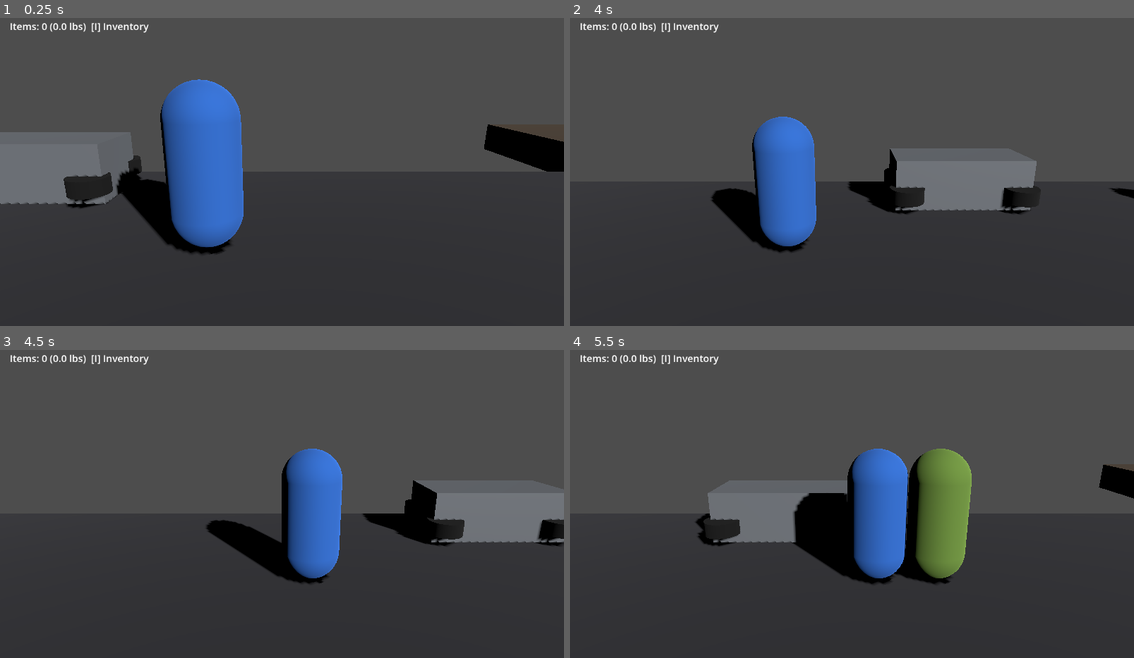
Above: before the commit, frames 1-4 (two rows, left to right).
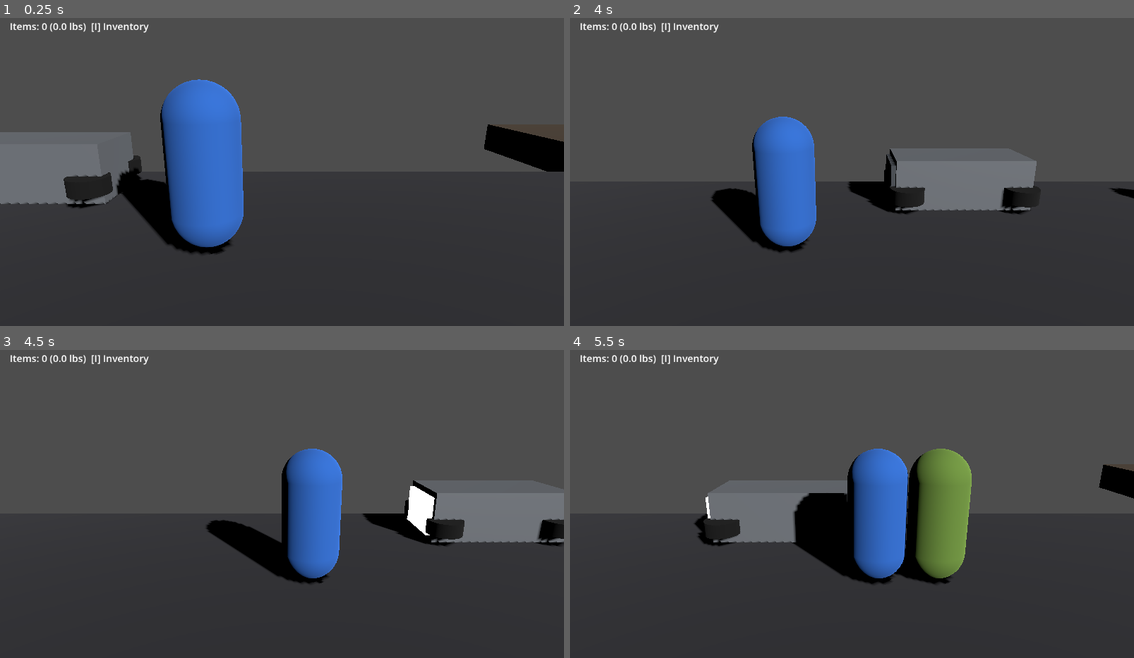
Above: after the commit, the same moments.

Repository: Natkiio/union-city-3d-remake
Game: Godot game, scene res://scenes/main.tscn
The game is run twice, just before and just after one commit, with the same random seed, the same clock (stepped at 60 frames per second) and the same inputs.
Inputs (mouse positions are in pixels of both pictures, inside the frame that each line leads up to):
- Up to frame 1 (0.25 s): no input
- Up to frame 2 (4 s): tap Enter at 0.5 s; move the mouse to (823, 230) at 0.52 s; hold D (move_right) 0.53-2.03 s; tap Space (attack) at 0.6, 3.6 s; move the mouse to (1021, 215) at 1.27 s; tap E (interact) at 1.35 s; move the mouse to (682, 119) at 2.02 s; hold A (move_left) from 2.03 s (still down); tap 1 at 2.1 s; move the mouse to (880, 168) at 2.77 s; tap 9 at 2.85 s; move the mouse to (767, 88) at 3.52 s
- Up to frame 3 (4.5 s): move the mouse to (406, 482) at 4.27 s; release A (move_left) at 4.28 s; hold D (move_right) from 4.28 s (still down); tap E (interact) at 4.35 s
- Up to frame 4 (5.5 s): keep holding D (move_right); move the mouse to (739, 516) at 5.02 s; tap 1 at 5.1 s

Frame 1 is identical in both runs. In frame 2, 0.1% of the frame differs, in the area x 49-58%, y 44-59%; in frame 3, 0.5%, in the area x 65-78%, y 44-61%; in frame 4, less than 0.1%.

Commit message:
Add mouse-hover highlight system for the trunk and door
New generic hover system: HoverSystem (autoload) raycasts from the
mouse into the active camera every frame and highlights whatever
'hoverable' Area3D it's over. hoverable.gd swaps the target mesh's
material for a bright white emissive copy on hover and reverts on
exit.

Added a visible TrunkLid mesh to the car (previously the trunk only
had an invisible gameplay trigger, nothing to actually highlight) and
wired both it and the house's existing DoorVisual mesh to their own
HoverZone Area3D.

Real bug caught during verification: the hover raycast was hitting
the gameplay interact triggers (TrunkTrigger/DoorTrigger, widened
earlier to reach the player's lane) instead of the intended hover
zones, since they physically overlap and a ray only returns its
closest hit. Fixed with dedicated collision layers: hover zones sit
on layer 2 and the hover raycast's mask only includes layer 2, fully
separating 'what the player can walk up and press E on' from 'what
the mouse can highlight', with zero interference between the two.

Verified headless: a direct physics ray aimed at each hover zone now
correctly hits TrunkHoverZone/DoorHoverZone (not the interact
triggers), confirmed both are in the 'hoverable' group, confirmed
set_highlighted(true) swaps to a white albedo + white emissive
material and set_highlighted(false) reverts to the exact original
material on both objects, and confirmed normal E-interact on the
trunk still opens/closes correctly (no regression from the new
collision layers).

Diff:
--- a/project.godot
+++ b/project.godot
@@ -25,6 +25,7 @@
 LootState="*res://scripts/loot_state.gd"
 TrunkUI="*res://scenes/ui/trunk_ui.tscn"
 InventoryUI="*res://scenes/ui/inventory_ui.tscn"
+HoverSystem="*res://scripts/hover_system.gd"
 
 [input]
 
--- a/scenes/car/car.tscn
+++ b/scenes/car/car.tscn
@@ -1,6 +1,7 @@
-[gd_scene load_steps=9 format=3 uid="uid://l0j9k1m2carscene"]
+[gd_scene load_steps=13 format=3 uid="uid://l0j9k1m2carscene"]
 
 [ext_resource type="Script" path="res://scripts/car_trunk.gd" id="1"]
+[ext_resource type="Script" path="res://scripts/hoverable.gd" id="2"]
 
 [sub_resource type="BoxShape3D" id="Shape_Body"]
 size = Vector3(2.4, 0.9, 1.1)
@@ -23,6 +24,17 @@
 
 [sub_resource type="BoxShape3D" id="Shape_Trunk"]
 size = Vector3(1.0, 1.2, 2.4)
+
+[sub_resource type="BoxMesh" id="Mesh_TrunkLid"]
+size = Vector3(0.08, 0.7, 0.95)
+
+[sub_resource type="StandardMaterial3D" id="Mat_TrunkLid"]
+albedo_color = Color(0.42, 0.44, 0.47, 1)
+metallic = 0.35
+roughness = 0.35
+
+[sub_resource type="BoxShape3D" id="Shape_TrunkHover"]
+size = Vector3(0.3, 0.9, 1.1)
 
 [node name="Car" type="Node3D"]
 
@@ -62,3 +74,18 @@
 
 [node name="TriggerShape" type="CollisionShape3D" parent="TrunkTrigger"]
 shape = SubResource("Shape_Trunk")
+
+[node name="TrunkLid" type="MeshInstance3D" parent="."]
+transform = Transform3D(1, 0, 0, 0, 1, 0, 0, 0, 1, -1.24, 0.45, 0)
+mesh = SubResource("Mesh_TrunkLid")
+surface_material_override/0 = SubResource("Mat_TrunkLid")
+
+[node name="TrunkHoverZone" type="Area3D" parent="."]
+transform = Transform3D(1, 0, 0, 0, 1, 0, 0, 0, 1, -1.24, 0.45, 0)
+collision_layer = 2
+collision_mask = 0
+script = ExtResource("2")
+target_mesh_path = NodePath("../TrunkLid")
+
+[node name="HoverShape" type="CollisionShape3D" parent="TrunkHoverZone"]
+shape = SubResource("Shape_TrunkHover")
--- a/scenes/house/house_exterior.tscn
+++ b/scenes/house/house_exterior.tscn
@@ -1,6 +1,7 @@
-[gd_scene load_steps=12 format=3 uid="uid://i7g6h8j9house"]
+[gd_scene load_steps=14 format=3 uid="uid://i7g6h8j9house"]
 
 [ext_resource type="Script" path="res://scripts/door_trigger.gd" id="1"]
+[ext_resource type="Script" path="res://scripts/hoverable.gd" id="2"]
 
 [sub_resource type="BoxShape3D" id="Shape_FrontSide"]
 size = Vector3(1.8, 3, 0.2)
@@ -37,6 +38,9 @@
 
 [sub_resource type="BoxShape3D" id="Shape_Trigger"]
 size = Vector3(2.2, 3, 2.8)
+
+[sub_resource type="BoxShape3D" id="Shape_DoorHover"]
+size = Vector3(2.1, 2.9, 0.4)
 
 [node name="HouseExterior" type="Node3D"]
 
@@ -100,6 +104,16 @@
 mesh = SubResource("Mesh_Door")
 surface_material_override/0 = SubResource("Mat_Door")
 
+[node name="DoorHoverZone" type="Area3D" parent="."]
+transform = Transform3D(1, 0, 0, 0, 1, 0, 0, 0, 1, 0, 1.35, 0)
+collision_layer = 2
+collision_mask = 0
+script = ExtResource("2")
+target_mesh_path = NodePath("../DoorVisual")
+
+[node name="DoorHoverShape" type="CollisionShape3D" parent="DoorHoverZone"]
+shape = SubResource("Shape_DoorHover")
+
 [node name="DoorTrigger" type="Area3D" parent="."]
 transform = Transform3D(1, 0, 0, 0, 1, 0, 0, 0, 1, 0, 1.5, 1.8)
 script = ExtResource("1")
--- /dev/null
+++ b/scripts/hover_system.gd
@@ -0,0 +1,46 @@
+extends Node
+## Autoload: raycasts from the mouse cursor into the active 3D camera
+## each frame and highlights whatever "hoverable" Area3D the cursor
+## is currently over (see hoverable.gd). Automatically stops while
+## the game is paused (trunk/inventory menus) since Node processing
+## is paused along with everything else by default.
+
+var current_hovered: Node = null
+
+const HOVER_LAYER_MASK := 2
+
+func _process(_delta: float) -> void:
+	var camera := get_viewport().get_camera_3d()
+	if camera == null:
+		_clear_hover()
+		return
+	var world := camera.get_world_3d()
+	if world == null:
+		_clear_hover()
+		return
+
+	var mouse_pos := get_viewport().get_mouse_position()
+	var ray_origin := camera.project_ray_origin(mouse_pos)
+	var ray_dir := camera.project_ray_normal(mouse_pos)
+	var query := PhysicsRayQueryParameters3D.create(ray_origin, ray_origin + ray_dir * 1000.0)
+	query.collide_with_areas = true
+	query.collide_with_bodies = false
+	query.collision_mask = HOVER_LAYER_MASK
+
+	var result := world.direct_space_state.intersect_ray(query)
+	var hit_node: Node = null
+	if result.has("collider"):
+		var collider = result["collider"]
+		if collider is Node and collider.is_in_group("hoverable"):
+			hit_node = collider
+
+	if hit_node != current_hovered:
+		_clear_hover()
+		current_hovered = hit_node
+		if current_hovered and current_hovered.has_method("set_highlighted"):
+			current_hovered.set_highlighted(true)
+
+func _clear_hover() -> void:
+	if current_hovered and is_instance_valid(current_hovered) and current_hovered.has_method("set_highlighted"):
+		current_hovered.set_highlighted(false)
+	current_hovered = null
--- /dev/null
+++ b/scripts/hoverable.gd
@@ -0,0 +1,41 @@
+extends Area3D
+## Generic mouse-hover highlighter. Attach to a small Area3D placed
+## over a visual mesh (door, trunk lid, etc). HoverSystem raycasts the
+## mouse each frame and calls set_highlighted() on whatever it hits.
+## While highlighted, the target mesh's material is swapped for a
+## bright white emissive copy so it reads clearly under any lighting.
+
+@export var target_mesh_path: NodePath
+@export var highlight_color: Color = Color(1, 1, 1)
+@export var highlight_energy: float = 1.8
+
+var target_mesh: MeshInstance3D
+var original_material: Material
+var highlight_material: StandardMaterial3D
+var is_highlighted: bool = false
+
+func _ready() -> void:
+	add_to_group("hoverable")
+	target_mesh = get_node(target_mesh_path)
+	original_material = target_mesh.get_surface_override_material(0)
+	if original_material == null and target_mesh.mesh != null:
+		original_material = target_mesh.mesh.surface_get_material(0)
+	var base: StandardMaterial3D
+	if original_material is StandardMaterial3D:
+		base = original_material.duplicate()
+	else:
+		base = StandardMaterial3D.new()
+	highlight_material = base
+	highlight_material.albedo_color = highlight_color
+	highlight_material.emission_enabled = true
+	highlight_material.emission = highlight_color
+	highlight_material.emission_energy_multiplier = highlight_energy
+
+func set_highlighted(value: bool) -> void:
+	if value == is_highlighted:
+		return
+	is_highlighted = value
+	if value:
+		target_mesh.set_surface_override_material(0, highlight_material)
+	else:
+		target_mesh.set_surface_override_material(0, original_material)
Not shown, added: scripts/hover_system.gd.uid
Not shown, added: scripts/hoverable.gd.uid
